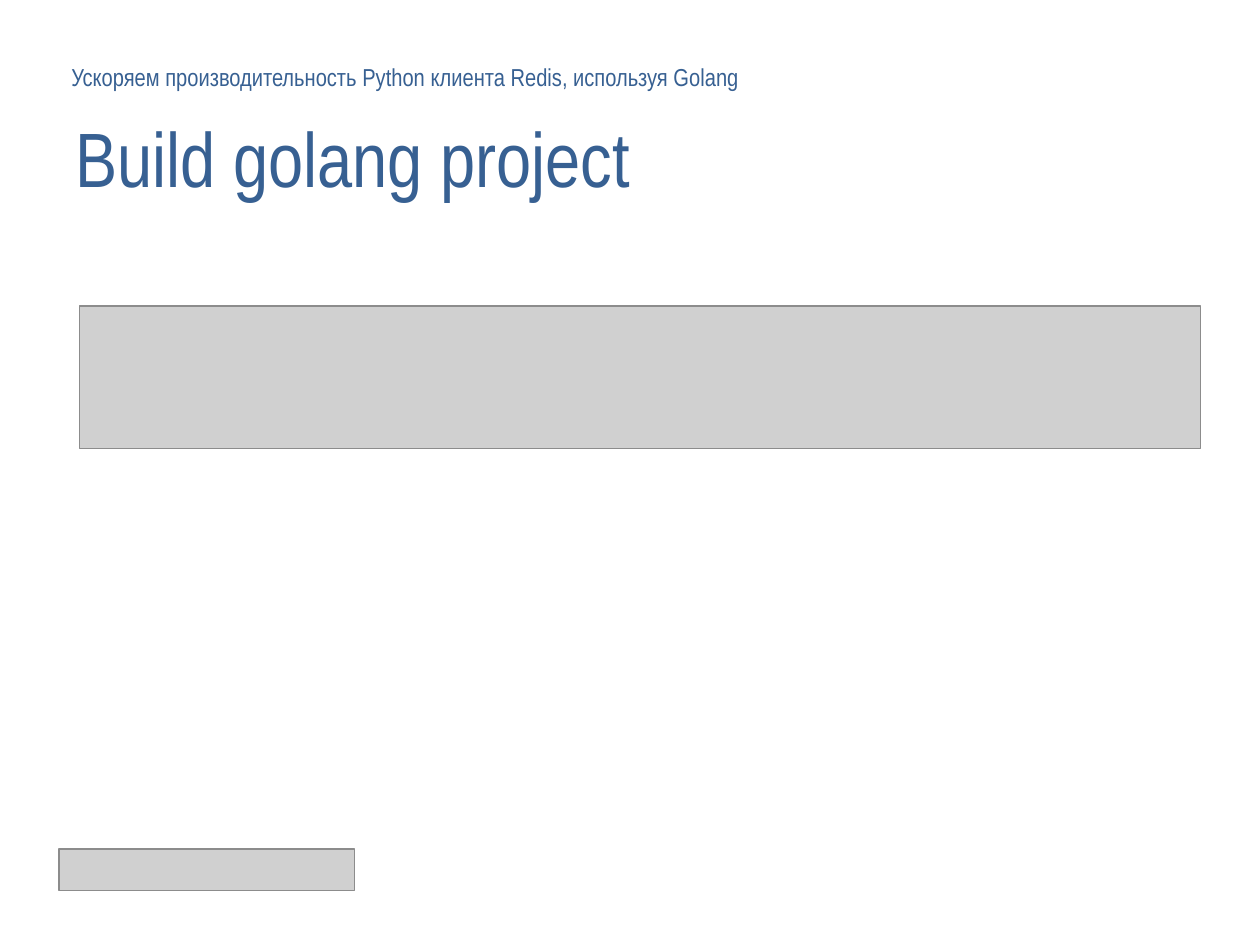
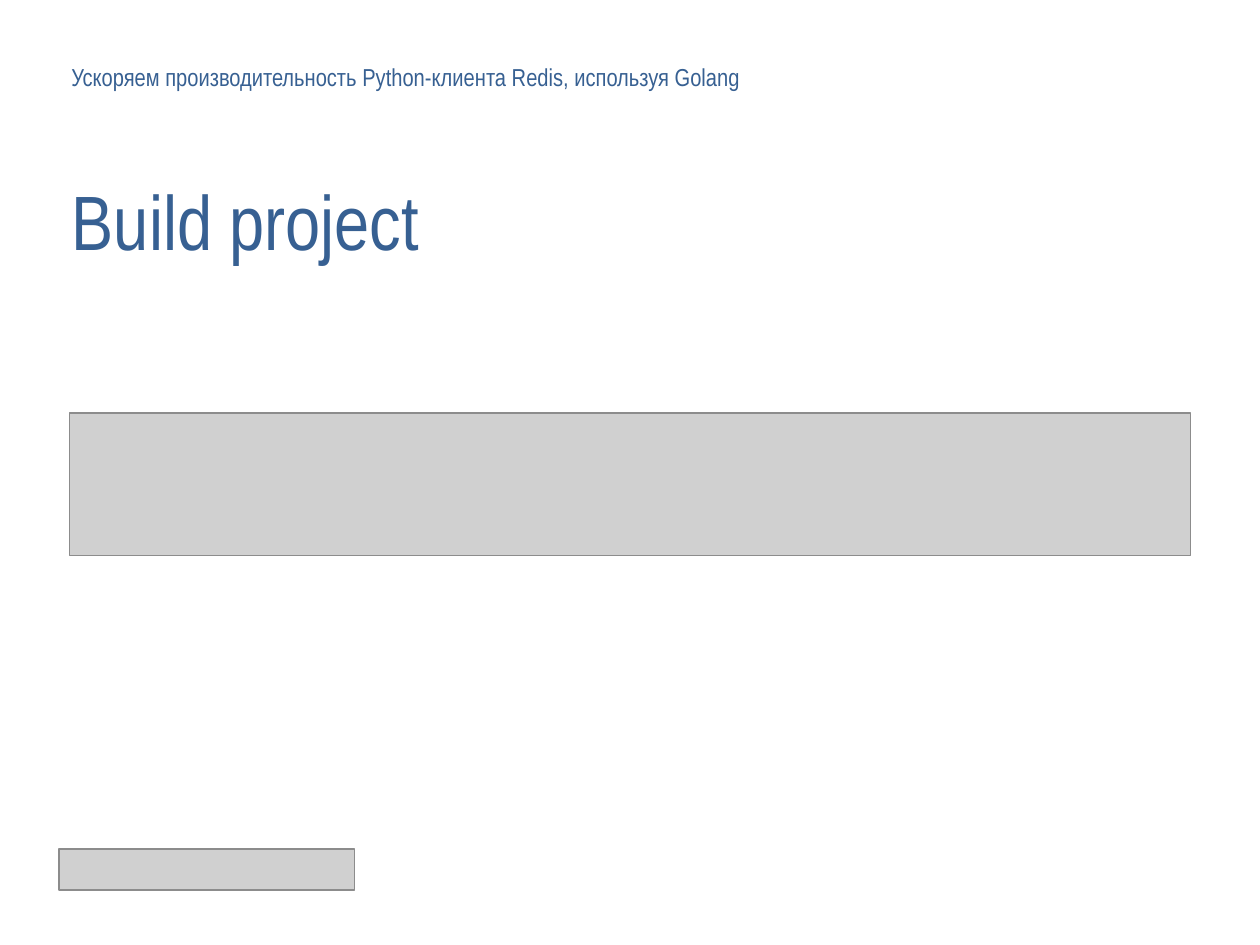
Before and after one commit to deslum/gopipe, a slide deck: slide 9 of presentation.odp (slide 10 before the commit). Drawn at 1260x945 pixels with LibreOffice and Linux fonts; fonts in the diff are those of the drawing; grey boxes stand for pictures; background and template pictures are left out. Boxes give left, top, right and bottom in pixels: in the first picture for what was removed or moved away, otherwise in the second. Text is boxed around its words. In the diff, an @@ line names an element or a change of style, - is before the commit and + after.

```diff
--- a/presentation.odp
+++ b/presentation.odp
@@ free "Ускоряем производительность Python-клиента Redis, используя ...": place and size @@
-free "Ускоряем производительность Python-клиента Redis, используя ..." at [71,68,738,91]
+free "Ускоряем производительность Python-клиента Redis, используя ..." at [59,59,1193,98]
@@ text in free at [71,68,740,91]: text changed @@
-Ускоряем производительность Python клиента Redis, используя Golang
+Ускоряем производительность Python-клиента Redis, используя Golang
@@ free "Build project": place and size @@
-free "Build project" at [75,131,629,202]
+free "Build project" at [59,161,1193,277]
@@ text in free at [72,194,419,264]: text changed @@
-Build golang project
+Build project
@@ picture: place and size @@
-picture at [79,306,1201,449]
+picture at [69,413,1191,556]
```
Also in this commit, not shown: 19 other slides changed, 3 slides added, 1 slide removed, 4 other files.
